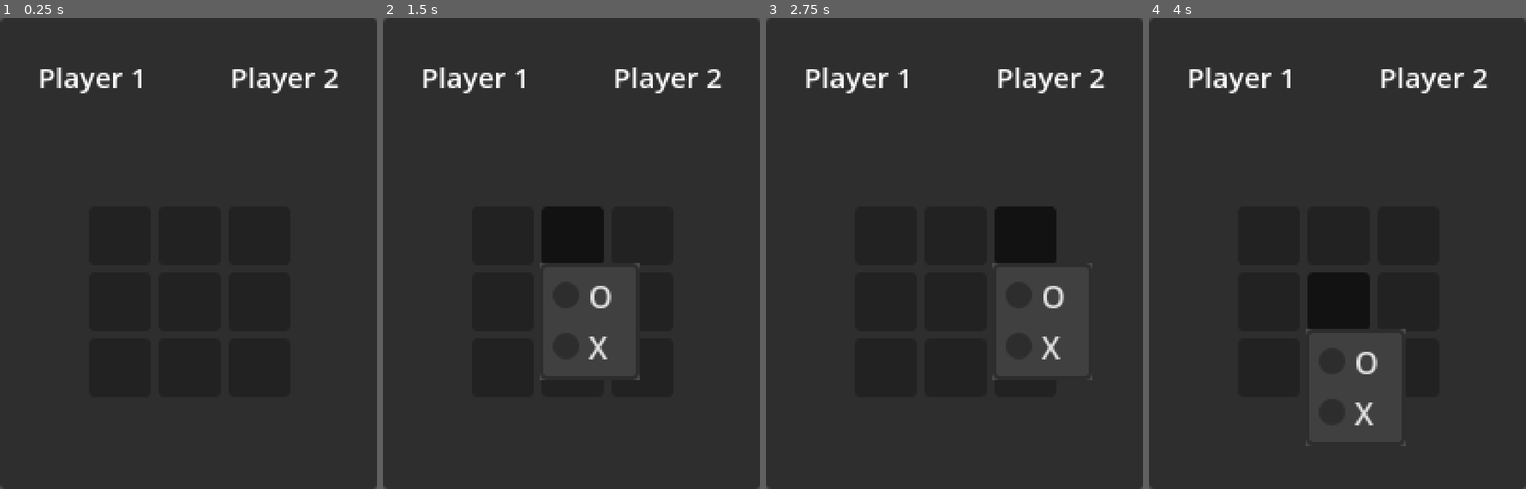
Above: before the commit, frames 1-4 (left to right).
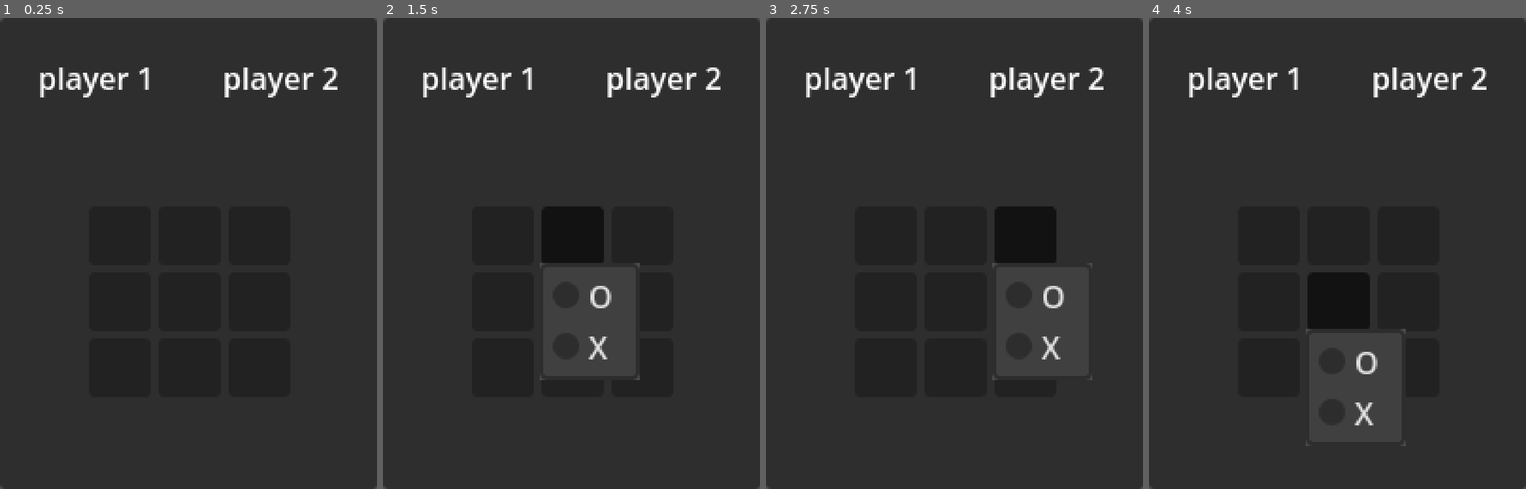
Above: after the commit, the same moments.

Repository: kirkatia98/TicTacToe
Game: Godot game, scene res://main.tscn
Two runs of this game, one before a commit and one after it. Both use one fixed random seed, a clock stepped at 60 frames per second and the inputs below.
Inputs (mouse positions are in pixels of both pictures, inside the frame that each line leads up to):
- Up to frame 1 (0.25 s): no input
- Up to frame 2 (1.5 s): click (503, 234) at 0.5 s; click (571, 234) at 1.25 s
- Up to frame 3 (2.75 s): click (1022, 234) at 2 s
- Up to frame 4 (4 s): click (1269, 300) at 2.75 s; click (1337, 300) at 3.5 s

The runs differ from the first frame. In frame 1, 1.8% of the frame differs, in the area x 10-90%, y 10-17%; in frame 2, 1.8%; in frame 3, 1.8%; in frame 4, 1.8%.

Commit message:
player turn in HUD

Diff:
--- a/HUD.gd
+++ b/HUD.gd
@@ -1,8 +1,25 @@
 extends Control
 class_name HUD
 
-@onready var grid = get_node("GamePanel/Grid")
+@onready var grid = $GamePanel/Grid
+@onready var p1 = $Player1
+@onready var p2 = $Player2
 
+func _ready():
+	p1.label.text = "player 1"
+	p2.label.text = "player 2"
+
+func set_player(player = 0):
+	p1.set_turn(player == 1)
+	p2.set_turn(player == 2)
+
+
+func get_player() -> int:
+	if p1.get_turn():
+		return 1
+	if p2.get_turn():
+		return 2
+	return 0
 
 func clear_board():
 	print("CLEAR BOARD")
--- a/HUD.tscn
+++ b/HUD.tscn
@@ -63,29 +63,12 @@
 
 [node name="Player1" parent="." instance=ExtResource("2_shcjx")]
 layout_mode = 1
-anchors_preset = 0
-anchor_right = 0.0
-anchor_bottom = 0.0
-offset_right = 98.0
-offset_bottom = 62.0
-grow_horizontal = 1
-grow_vertical = 1
-
-[node name="Label" parent="Player1" index="0"]
-text = "Player 1"
 
 [node name="Player2" parent="." instance=ExtResource("2_shcjx")]
 layout_mode = 1
 anchors_preset = 1
 anchor_left = 1.0
-anchor_bottom = 0.0
+anchor_right = 1.0
 offset_left = -98.0
-offset_bottom = 62.0
+offset_right = 0.0
 grow_horizontal = 0
-grow_vertical = 1
-
-[node name="Label" parent="Player2" index="0"]
-text = "Player 2"
-
-[editable path="Player1"]
-[editable path="Player2"]
--- a/main.gd
+++ b/main.gd
@@ -3,6 +3,17 @@
 
 
 func _ready():
+	# Unit Tests
+	test_HUD()
+
+
+
+func test_HUD():
+	test_HUD_board()
+	test_HUD_players()
+
+
+func test_HUD_board():
 
 	%HUD.set_value(1, 1, Board.Value.O)
 	%HUD.set_value(0, 2, Board.Value.X)
@@ -15,3 +26,18 @@
 	assert(%HUD.get_value(1, 2) == Board.Value.CLEAR)
 
 	%HUD.clear_board()
+
+
+func test_HUD_players():
+	%HUD.set_player(1)
+	assert(%HUD.get_player() == 1)
+
+	%HUD.set_player(2)
+	assert(%HUD.get_player() == 2)
+
+	%HUD.set_player(1)
+	%HUD.set_player(1)
+	assert(%HUD.get_player() == 1)
+
+	%HUD.set_player()
+	assert(%HUD.get_player() == 0)
--- /dev/null
+++ b/player.gd
@@ -0,0 +1,18 @@
+extends MarginContainer
+
+@onready var label = $Label
+var is_my_turn = false
+
+# enable code if it's my turn
+func set_turn(my_turn : bool):
+	is_my_turn = my_turn
+	if(my_turn):
+		label.label_settings.outline_color = Color.DARK_BLUE
+		label.label_settings.outline_size = 10
+	else:
+		label.label_settings.outline_color = Color.WHITE
+		label.label_settings.outline_size = 0
+
+
+func get_turn() -> bool:
+	return is_my_turn
--- a/player.tscn
+++ b/player.tscn
@@ -1,19 +1,22 @@
-[gd_scene format=3 uid="uid://dsi1qntxj622m"]
+[gd_scene load_steps=3 format=3 uid="uid://dsi1qntxj622m"]
 
-[node name="Player1" type="MarginContainer"]
-anchors_preset = 15
-anchor_right = 1.0
-anchor_bottom = 1.0
-grow_horizontal = 2
-grow_vertical = 2
+[ext_resource type="Script" path="res://player.gd" id="1_x7x0f"]
+
+[sub_resource type="LabelSettings" id="LabelSettings_qtm45"]
+resource_local_to_scene = true
+
+[node name="Player" type="MarginContainer"]
+offset_right = 98.0
+offset_bottom = 62.0
+pivot_offset = Vector2(49, 35)
 theme_override_constants/margin_left = 20
 theme_override_constants/margin_top = 20
 theme_override_constants/margin_right = 20
 theme_override_constants/margin_bottom = 20
+script = ExtResource("1_x7x0f")
 
 [node name="Label" type="Label" parent="."]
 layout_mode = 2
-theme_override_font_sizes/font_size = 15
-text = "test"
-horizontal_alignment = 1
-vertical_alignment = 1
+size_flags_horizontal = 4
+text = "player"
+label_settings = SubResource("LabelSettings_qtm45")
Not shown: 1 places in box.tscn that only renumber resources
